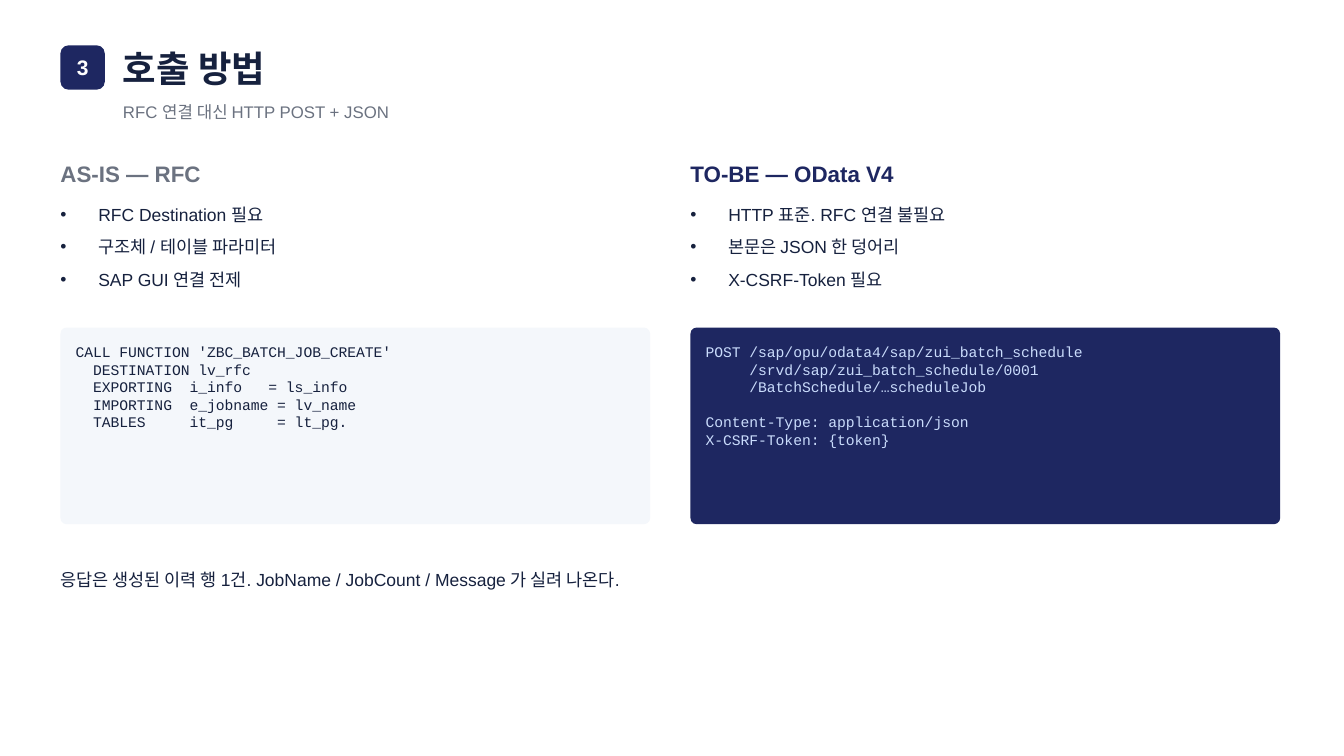
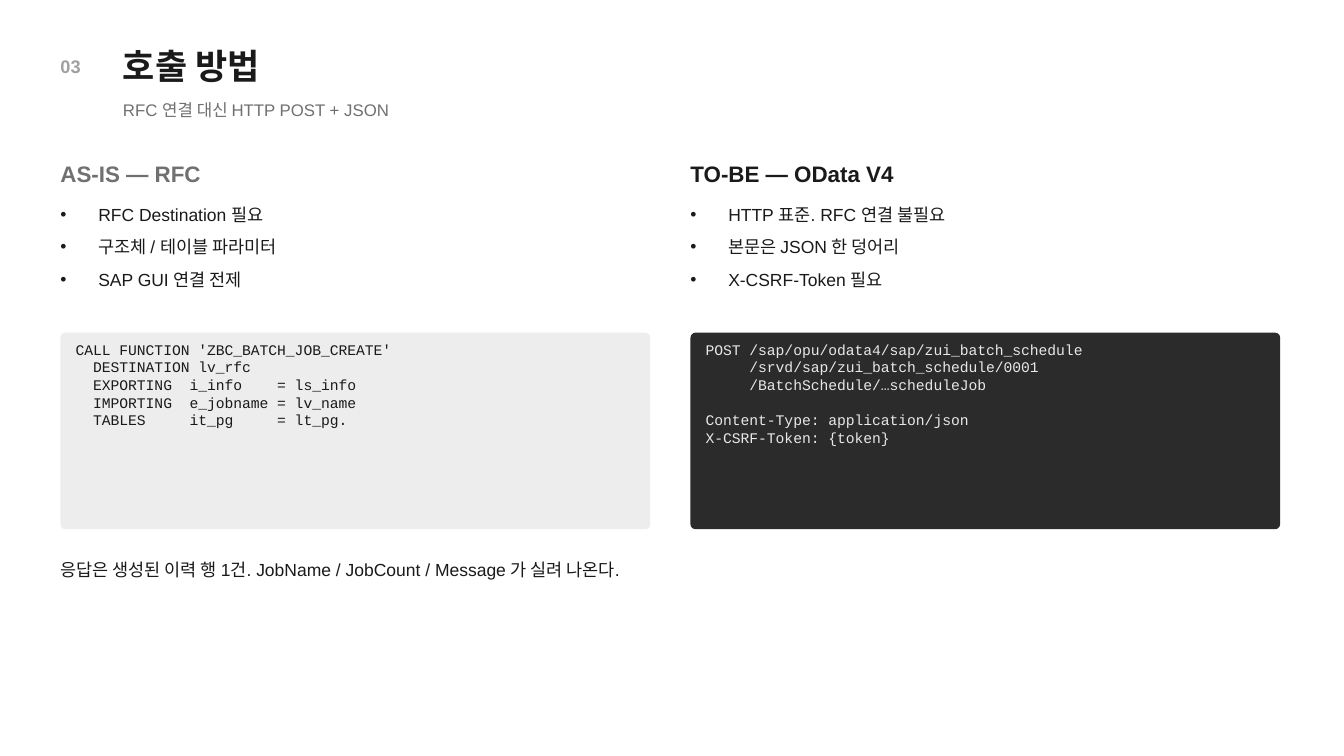
Before and after one commit to i0099222-cmd/ai, a slide deck: slide 4 of abap/zbc_job/SM36_to_OData_회의자료.pptx. Drawn at 1344x756 pixels with LibreOffice and Linux fonts; fonts in the diff are those of the drawing. Boxes give left, top, right and bottom in pixels: in the first picture for what was removed or moved away, otherwise in the second. Text is boxed around its words. In the diff, an @@ line names an element or a change of style, - is before the commit and + after.

```diff
--- a/abap/zbc_job/SM36_to_OData_회의자료.pptx
+++ b/abap/zbc_job/SM36_to_OData_회의자료.pptx
@@ text "03": place and size @@
-text "03" at box(60, 45, 105, 90)
+text "03" at box(60, 60, 80, 73)
@@ text "03" at box(60, 60, 80, 73): fill #1E2761 to none @@
@@ text "호출 방법" at box(123, 49, 259, 82): size 26 to 25 pt, text colour #16213E to #1A1A1A @@
@@ text at box(60, 60, 80, 73): text added @@
+03
@@ text removed at box(77, 60, 89, 76) @@
-3
@@ text "RFC 연결 대신 HTTP POST ..." at box(123, 102, 389, 117): text colour #6B7280 to #707070 @@
@@ text "AS-IS — RFC" at box(60, 166, 201, 182): text colour #6B7280 to #707070 @@
@@ text "TO-BE — OData V4" at box(690, 166, 893, 183): text colour #1E2761 to #1A1A1A @@
@@ rounded rectangle: place and size @@
-rounded rectangle at box(60, 328, 650, 524)
+rounded rectangle at box(60, 333, 650, 529)
@@ rounded rectangle at box(60, 333, 650, 529): fill #F4F7FB to #EDEDED; proportions changed @@
@@ rounded rectangle: place and size @@
-rounded rectangle at box(691, 328, 1280, 524)
+rounded rectangle at box(691, 333, 1280, 529)
@@ rounded rectangle at box(691, 333, 1280, 529): fill #1E2761 to #2B2B2B; proportions changed @@
@@ text "POST /sap/opu/odata4/sap/zui_batch_schedule" at box(706, 344, 1082, 446): text colour #CADCFC to #E8E8E8 @@
@@ text colour #16213E to #1A1A1A in 8 elements at box(728, 206, 945, 223), box(728, 238, 900, 255), box(728, 271, 883, 288), box(76, 344, 391, 428), box(98, 206, 263, 223), box(98, 238, 276, 255), box(98, 271, 242, 288), box(60, 561, 620, 580) @@
@@ text "응답은 생성된 이력 행 1건. ...": place and size @@
-text "응답은 생성된 이력 행 1건. ..." at box(60, 571, 620, 590)
+text "응답은 생성된 이력 행 1건. ..." at box(60, 561, 620, 580)
```
Also in this commit, not shown: 8 other slides changed, 1 slide added.
